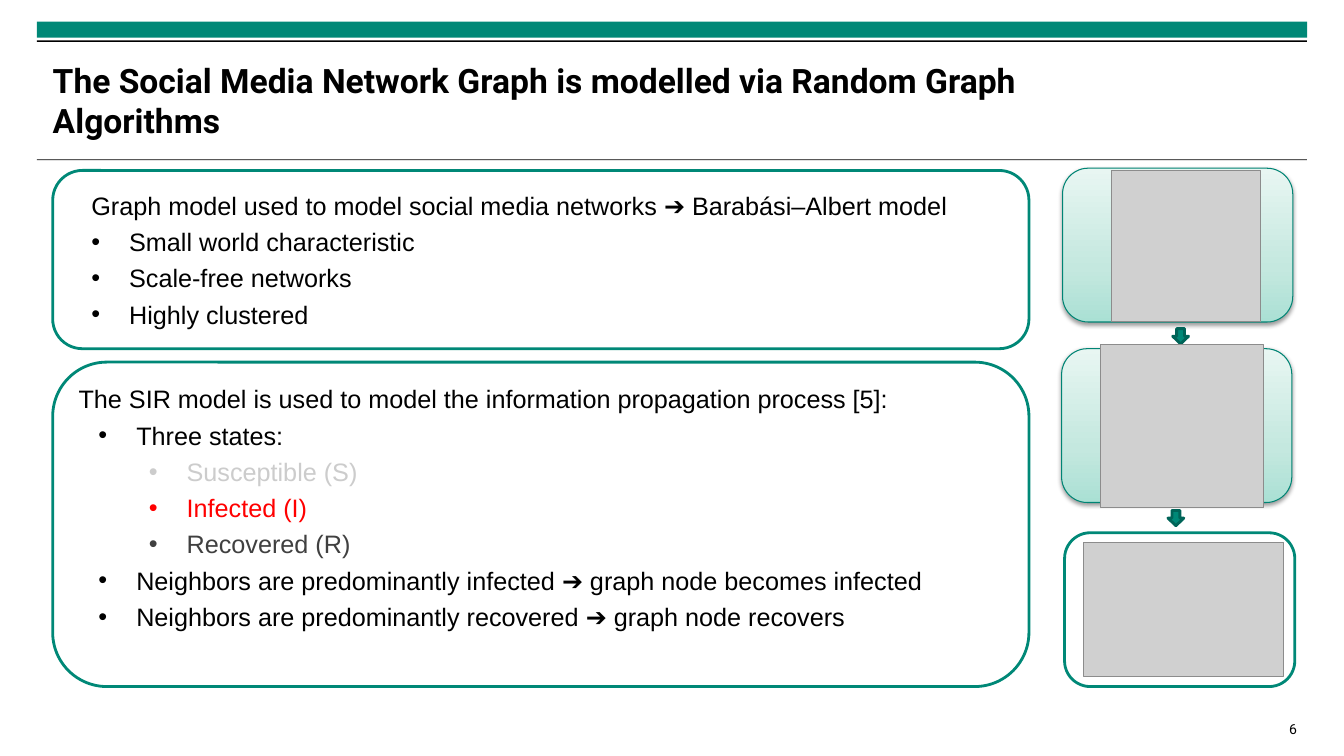
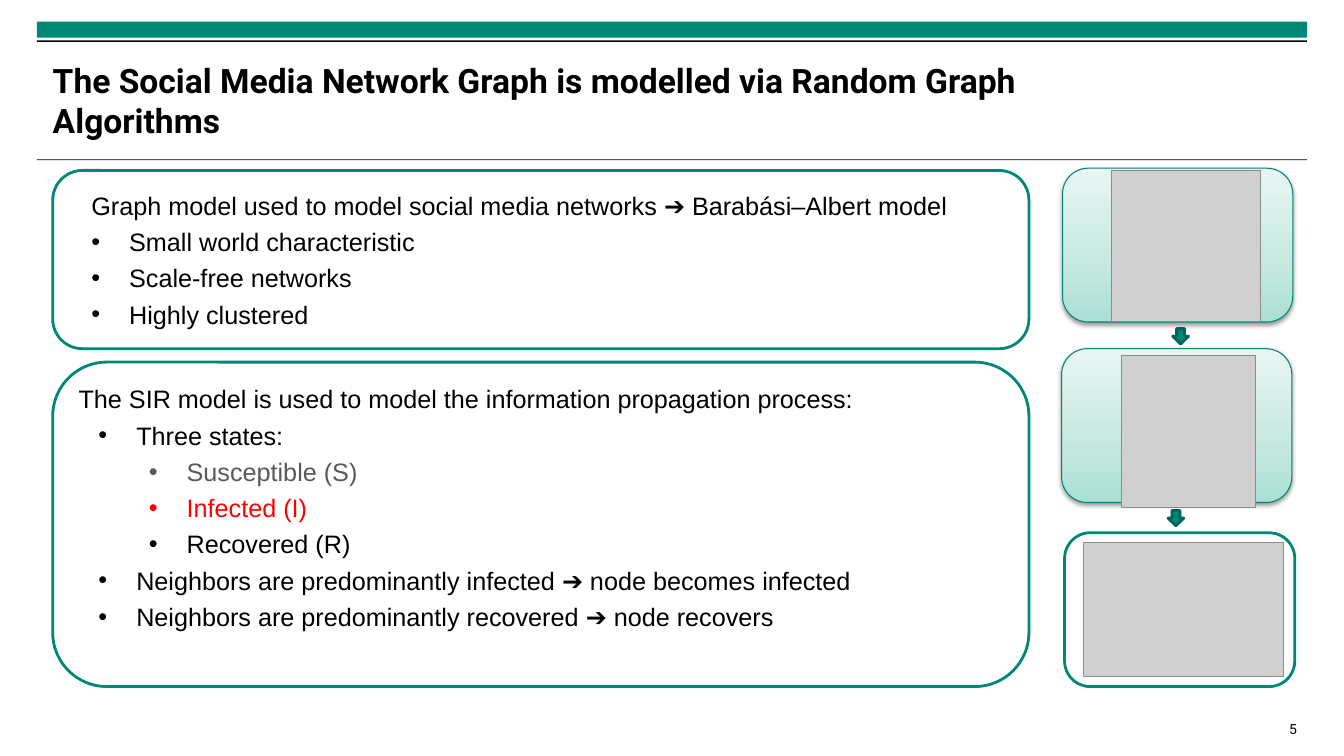
Before and after one commit to isabella-grieser/Modeling-and-Monitoring-Social-Media-Dynamics-to-predict-Electricity-Demand-Peaks, a slide deck: slide 5 of presentations/Finale Präsentation.pptx (slide 6 before the commit). Drawn at 1344x756 pixels with LibreOffice and Linux fonts; fonts in the diff are those of the drawing; grey boxes stand for pictures; background and template pictures are left out. Boxes give left, top, right and bottom in pixels: in the first picture for what was removed or moved away, otherwise in the second. Text is boxed around its words. In the diff, an @@ line names an element or a change of style, - is before the commit and + after.

```diff
--- a/presentations/Finale Präsentation.pptx
+++ b/presentations/Finale Präsentation.pptx
@@ picture: place and size @@
-picture at (1101,345,1264,507)
+picture at (1122,356,1255,507)
@@ text in rounded rectangle at (79,389,853,414): text changed @@
-The SIR model is used to model the information propagation process [5]:
+The SIR model is used to model the information propagation process:
@@ text in rounded rectangle at (187,462,358,559): text colour #CCCCCC to #595959 in "Susceptible (S)"; text colour #404040 to #000000 in "Recovered (R)" @@
@@ text in rounded rectangle at (136,571,850,632): text changed @@
-• Neighbors are predominantly infected ➔ graph node becomes infected
-• Neighbors are predominantly recovered ➔ graph node recovers
+• Neighbors are predominantly infected ➔ node becomes infected
+• Neighbors are predominantly recovered ➔ node recovers
@@ page number at (1289,724,1297,734): text changed @@
-6
+5
```
Also in this commit, not shown: 7 other slides changed, 7 slides added, 1 slide removed, 21 other files.
